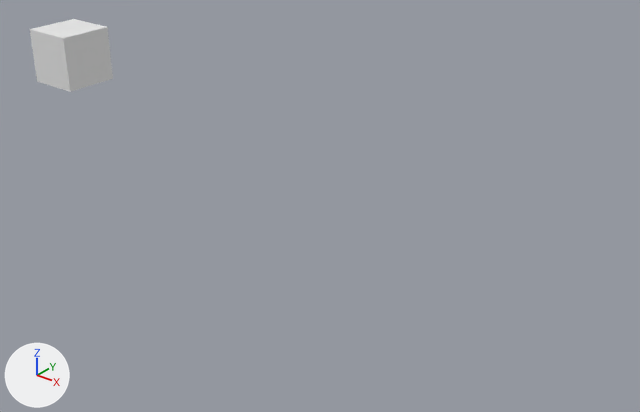
The Blender file feature_tests/nodeanimation.blend, before and after one commit.
Both versions are drawn from a camera (50 mm lens) standing at (27.6, -19.5, 14.4) and looking at (11.3, 0.8, 1.8). Arrows for +X, +Y and +Z are at lower left; the lights stay in place.
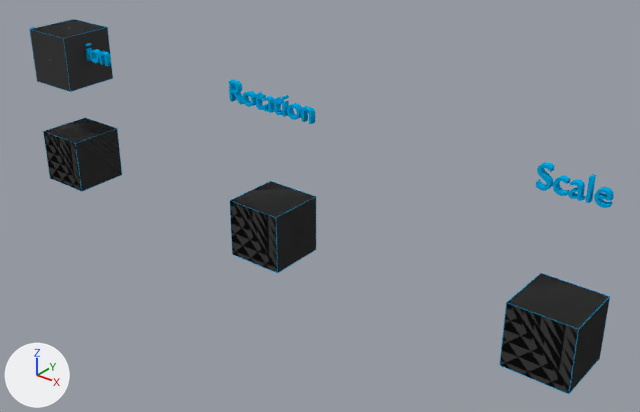
Boxes (x1, y1, x2, y2) around the edits, measured in the pictures (640 x 412 px):
'ScaleExample', added (black)
    after: (499, 273, 610, 394)
'RotationExample', added (black)
    after: (229, 181, 316, 273)
'Cube', recoloured, reshaped (grey to black)
    before: (30, 19, 113, 92)
    after: (29, 19, 113, 92)
'TranslationExample', added (black)
    after: (43, 117, 122, 192)
'Text.001', added (cyan)
    after: (229, 79, 315, 124)
'Text.002', added (cyan)
    after: (536, 162, 614, 208)
'Text', added
    after: (30, 27, 112, 66)
part 1 of me_cube, added (blue)
    after: (29, 19, 610, 394)
part 2 of me_cube, built on
    before: (30, 19, 113, 92)
    after: (30, 19, 610, 394)

The change, as a diff of the scene's bpy script:
```diff
--- a/feature_tests/nodeanimation.blend.py
+++ b/feature_tests/nodeanimation.blend.py
@@ mat_material @@
 mat_material = diffuse_material('Material')
-mat_material.base_color = (0.8, 0.8, 0.8)  # white #e7e7e7
+mat_material.base_color = (0.05, 0.05, 0.05)  # black #3f3f3f
@@ me_cube @@
 # used by ob_cube; location = (0.03, 0.03, 5.01); rotation_euler = (0.0, 0.0, 0.00776), in degrees (0, 0, 0.4); scale = (0.998, 0.998, 0.998)
 # verts and faces of me_cube; kept vertices keep their numbers, new ones are numbered from 8
-me_cube.from_pydata(...)  # 8 vertices, 6 faces; spans x -1.0..1.0, y -1.0..1.0, z -1.0..1.0
+me_cube.from_pydata(...)  # 56 vertices, 60 faces; spans x -1.01..1.01, y -1.01..1.01, z -1.01..1.01
+# me_cube part 1: a new loose piece of 40 vertices spanning x -1.01..1.01, y -1.01..1.01, z -1.01..1.01, in mat_emit (cyan #00ade7)
+# me_cube part 2
+verts[0] = (0.99, 1.0, -0.99)  # moved, pixel (112, 78)
+verts[4] = (0.99, 1.0, 0.99)  # moved, pixel (107, 27)
+verts[7] = (-0.99, 1.0, 0.99)  # moved, pixel (73, 19)
+verts[8] = (1.0, -1.0, -1.0)  # pixel (70, 91)
+verts[9] = (0.99, 1.0, -0.99)  # pixel (112, 78)
+verts[10] = (0.99, 1.0, 0.99)  # pixel (107, 27)
+verts[11] = (-0.99, 1.0, 0.99)  # pixel (73, 19)
+verts[12] = (-1.0, -1.0, -1.0)  # pixel (37, 81)
+verts[13] = (1.0, -1.0, 1.0)  # pixel (63, 38)
+verts[14] = (-1.0, -1.0, 1.0)  # pixel (29, 29)
+verts[15] = (-1.0, 1.0, -1.0)
+faces += [(8, 9, 10, 13), (10, 11, 14, 13), (8, 12, 15, 9), (11, 15, 12, 14), (8, 13, 14, 12), (9, 15, 11, 10)]  # mat_material (black #3f3f3f)
 me_cube.materials.append(mat_material)
+me_cube.materials.append(mat_emit)  # cyan #00ade7
@@ ob_text @@
+ob_text = bpy.data.objects.new('Text', me_mesh_002)  # 3476 vertices, 2571 faces; spans x -2.26..2.22, y -0.01..0.68, z -0.1..0.1; in mat_emit (cyan #00ade7)
+ob_text.location = (0.0, 0.0, 5.0)
+ob_text.rotation_euler = (1.571, 0.0, 0.0)  # degrees (90, 0, 0)
@@ ob_text_001 @@
+ob_text_001 = bpy.data.objects.new('Text.001', me_mesh_001)  # 2740 vertices, 2035 faces; spans x -1.68..1.7, y -0.01..0.68, z -0.1..0.1; in mat_emit (cyan #00ade7)
+ob_text_001.location = (10.0, 0.0, 5.0)
+ob_text_001.rotation_euler = (1.571, 0.0, 0.0)  # degrees (90, 0, 0)
@@ ob_text_002 @@
+ob_text_002 = bpy.data.objects.new('Text.002', me_mesh)  # 1988 vertices, 1479 faces; spans x -0.97..0.98, y -0.01..0.69, z -0.1..0.1; in mat_emit (cyan #00ade7)
+ob_text_002.location = (20.0, 0.0, 5.0)
+ob_text_002.rotation_euler = (1.571, 0.0, 0.0)  # degrees (90, 0, 0)
@@ ob_translationexample @@
+ob_translationexample = bpy.data.objects.new('TranslationExample', me_cube)
+ob_translationexample.location = (0.0, 0.0, 1.0)
@@ ob_rotationexample @@
+ob_rotationexample = bpy.data.objects.new('RotationExample', me_cube)
+ob_rotationexample.location = (10.0, 0.0, 1.0)
@@ ob_scaleexample @@
+ob_scaleexample = bpy.data.objects.new('ScaleExample', me_cube)
+ob_scaleexample.location = (20.0, 0.0, 1.02)
```
